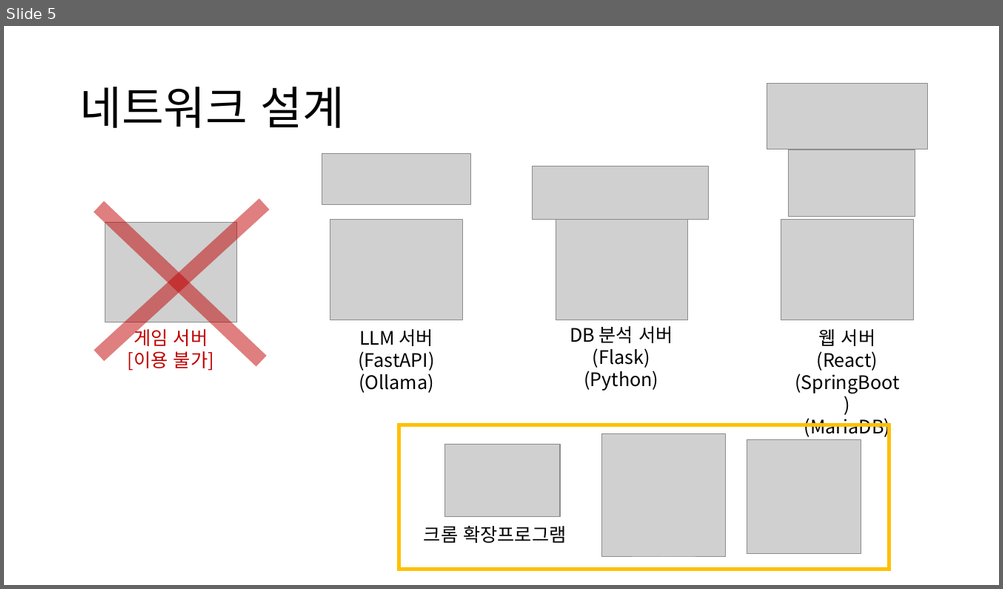
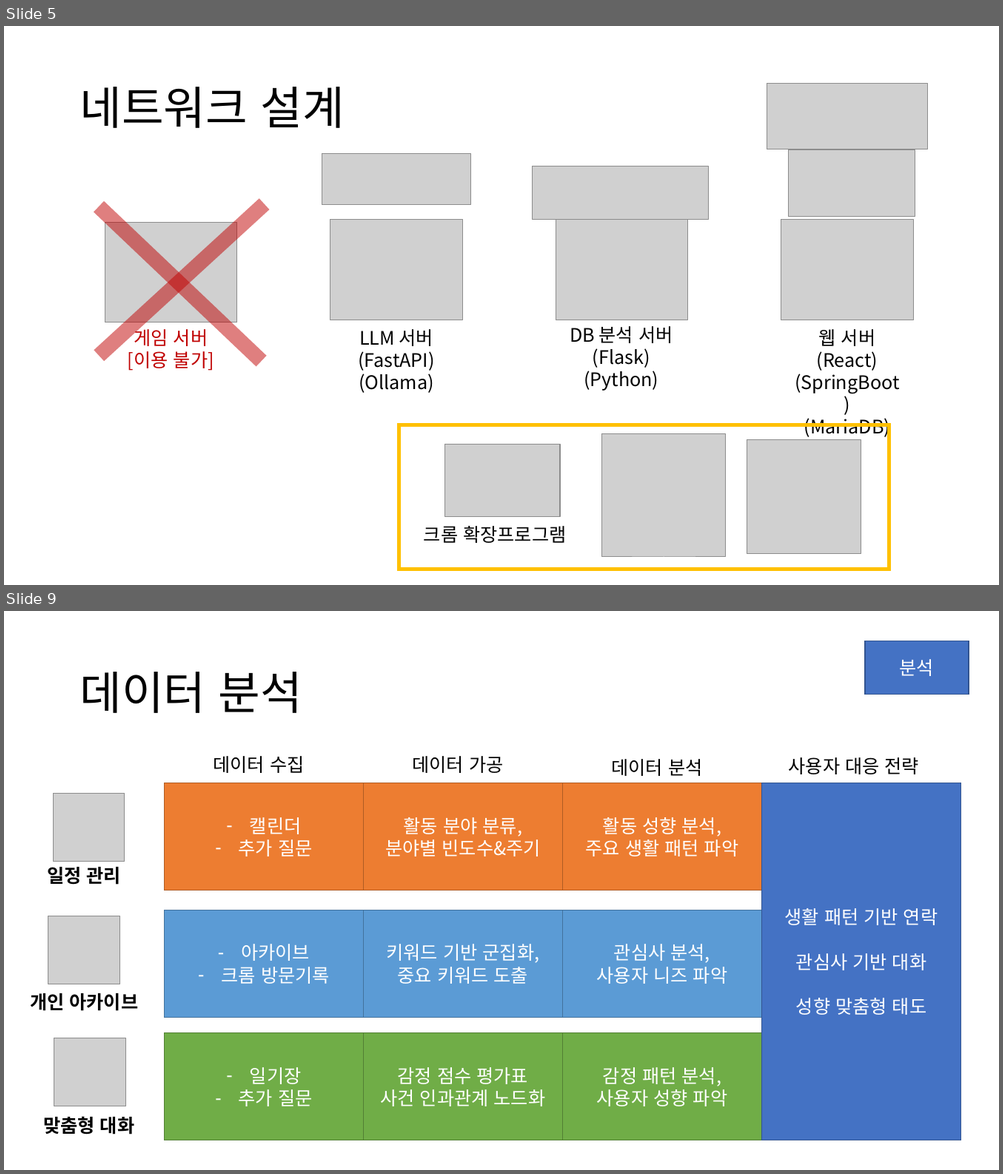
Before and after one commit to HeyHO2154/Id, a slide deck: 시스템 설계도.pptx. Shown one above the other, each under a label of ours: slide 5 before the commit, slides 5 and 9 after it; the slides between them are not shown. The pictures are 1003x589 and 1003x1174 pixels, drawn with LibreOffice and Linux fonts; fonts in the diff are those of the drawing; grey boxes stand for pictures. Boxes give left, top, right and bottom in pixels: in the first picture for what was removed or moved away, otherwise in the second. Text is boxed around its words. In the diff, an @@ line names an element or a change of style, - is before the commit and + after.

```diff
--- a/시스템 설계도.pptx
+++ b/시스템 설계도.pptx
@@ slide 9 added at (4,611,999,1170), background #FFFFFF @@
@@ rectangle added at (865,641,969,695), fill #4472C4, outline #325491 1 pt, 18 pt, text #FFFFFF @@
+분석
@@ title added at (79,672,302,713), 44 pt, text #000000 @@
+데이터 분석
@@ text added at (213,756,304,773), 18 pt, text #000000 @@
+데이터 수집
@@ text added at (412,756,503,773), 18 pt, text #000000 @@
+데이터 가공
@@ text added at (612,759,702,776), 18 pt, text #000000 @@
+데이터 분석
@@ text added at (788,758,919,775), 18 pt, text #000000 @@
+사용자 대응 전략
@@ rectangle added at (165,783,364,891), fill #ED7D31, outline #AF5C24 1 pt, 18 pt, text #FFFFFF @@
+– 캘린더
+– 추가 질문
@@ rectangle added at (364,783,563,891), fill #ED7D31, outline #AF5C24 1 pt, 18 pt, text #FFFFFF @@
+활동 분야 분류,
+분야별 빈도수&주기
@@ rectangle added at (562,783,761,891), fill #ED7D31, outline #AF5C24 1 pt, 18 pt, text #FFFFFF @@
+활동 성향 분석,
+주요 생활 패턴 파악
@@ rectangle added at (761,783,961,1141), fill #4472C4, outline #325491 1 pt, 18 pt, text #FFFFFF @@
+생활 패턴 기반 연락
+관심사 기반 대화
+성향 맞춤형 태도
@@ picture added at (54,793,125,862) @@
@@ text added at (47,867,121,885), 18 pt, text #000000, bold @@
+일정 관리
@@ picture added at (48,916,119,985) @@
@@ rectangle added at (165,910,364,1017), fill #5B9BD5, outline #43739E 1 pt, 18 pt, text #FFFFFF @@
+– 아카이브
+– 크롬 방문기록
@@ rectangle added at (364,910,563,1017), fill #5B9BD5, outline #43739E 1 pt, 18 pt, text #FFFFFF @@
+키워드 기반 군집화,
+중요 키워드 도출
@@ rectangle added at (562,910,761,1017), fill #5B9BD5, outline #43739E 1 pt, 18 pt, text #FFFFFF @@
+관심사 분석,
+사용자 니즈 파악
@@ text added at (30,994,139,1011), 18 pt, text #000000, bold @@
+개인 아카이브
@@ picture added at (54,1039,125,1107) @@
@@ rectangle added at (165,1034,364,1141), fill #70AD47, outline #538035 1 pt, 18 pt, text #FFFFFF @@
+– 일기장
+– 추가 질문
@@ rectangle added at (364,1034,563,1141), fill #70AD47, outline #538035 1 pt, 18 pt, text #FFFFFF @@
+감정 점수 평가표
+사건 인과관계 노드화
@@ rectangle added at (562,1034,761,1141), fill #70AD47, outline #538035 1 pt, 18 pt, text #FFFFFF @@
+감정 패턴 분석,
+사용자 성향 파악
@@ text added at (43,1116,134,1135), 18 pt, text #000000, bold @@
+맞춤형 대화
```
Also in this commit, not shown: 3 slides changed, 4 other slides added.
